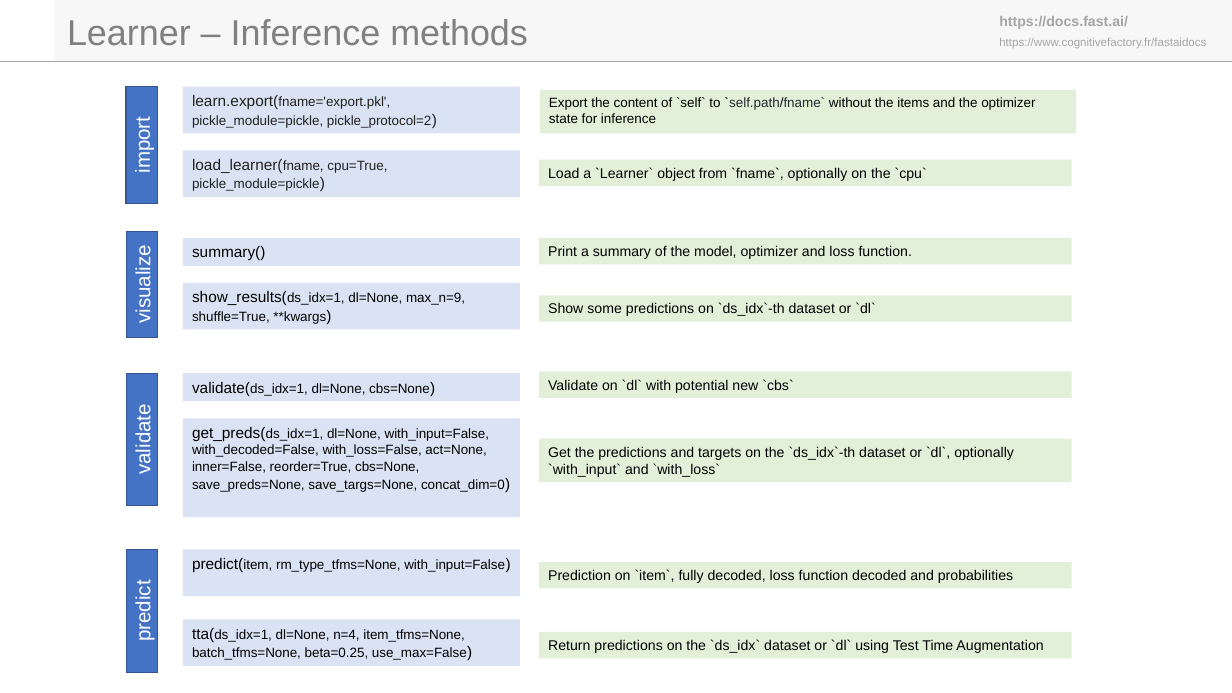
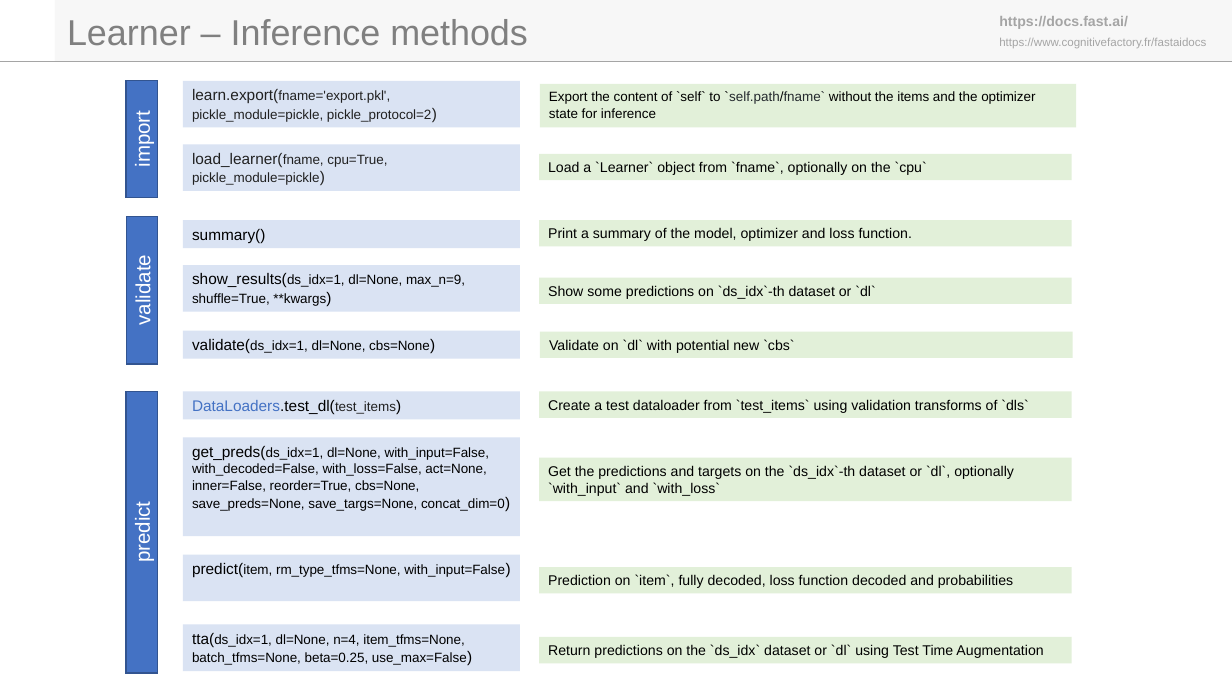
Before and after one commit to laurentprudhon/cognitivefactory-blog, a slide deck: slide 7 of fastaidocs/fastai_docs_v1.pptx. Drawn at 1232x693 pixels with LibreOffice and Linux fonts; fonts in the diff are those of the drawing; background and template pictures are left out. Boxes give left, top, right and bottom in pixels: in the first picture for what was removed or moved away, otherwise in the second. Text is boxed around its words. In the diff, an @@ line names an element or a change of style, - is before the commit and + after.

```diff
--- a/fastaidocs/fastai_docs_v1.pptx
+++ b/fastaidocs/fastai_docs_v1.pptx
@@ 5 rectangles: place and size @@
-5 rectangles at [126, 87, 1076, 203]
+5 rectangles at [126, 80, 1076, 198]
@@ rectangle "validate": place and size @@
-rectangle "validate" at [126, 373, 158, 505]
+rectangle "validate" at [127, 216, 158, 364]
@@ rectangle removed at [127, 232, 158, 337] @@
-visualize
@@ 4 rectangles: place and size @@
-4 rectangles at [183, 238, 1071, 329]
+4 rectangles at [183, 220, 1071, 311]
@@ rectangle "validate(ds_idx=1, dl=None, cbs=None)": place and size @@
-rectangle "validate(ds_idx=1, dl=None, cbs=None)" at [183, 373, 520, 401]
+rectangle "validate(ds_idx=1, dl=None, cbs=None)" at [183, 331, 520, 359]
@@ rectangle "Validate on `dl` with potential ...": place and size @@
-rectangle "Validate on `dl` with potential ..." at [539, 372, 1071, 398]
+rectangle "Validate on `dl` with potential ..." at [540, 332, 1072, 359]
@@ rectangle "predict": place and size @@
-rectangle "predict" at [126, 549, 158, 672]
+rectangle "predict" at [126, 391, 158, 673]
@@ rectangle added at [183, 392, 520, 420], fill #DAE3F3, 12 pt, text #4472C4 @@
+DataLoaders.test_dl(test_items)
@@ rectangle added at [539, 392, 1071, 419], fill #E2F0D9, 11 pt, text #000000 @@
+Create a test dataloader from `test_items` using validation transforms of `dls`
@@ rectangle "get_preds(ds_idx=1, dl=None, with_input=False, with_decoded= ...": place and size @@
-rectangle "get_preds(ds_idx=1, dl=None, with_input=False, with_decoded= ..." at [183, 419, 520, 518]
+rectangle "get_preds(ds_idx=1, dl=None, with_input=False, with_decoded= ..." at [183, 437, 520, 536]
@@ rectangle "Get the predictions and targets ...": place and size @@
-rectangle "Get the predictions and targets ..." at [539, 439, 1071, 482]
+rectangle "Get the predictions and targets ..." at [539, 457, 1071, 501]
@@ 4 rectangles: place and size @@
-4 rectangles at [183, 550, 1071, 665]
+4 rectangles at [183, 555, 1071, 671]
```
Also in this commit, not shown: 2 other slides changed, 3 other files.
